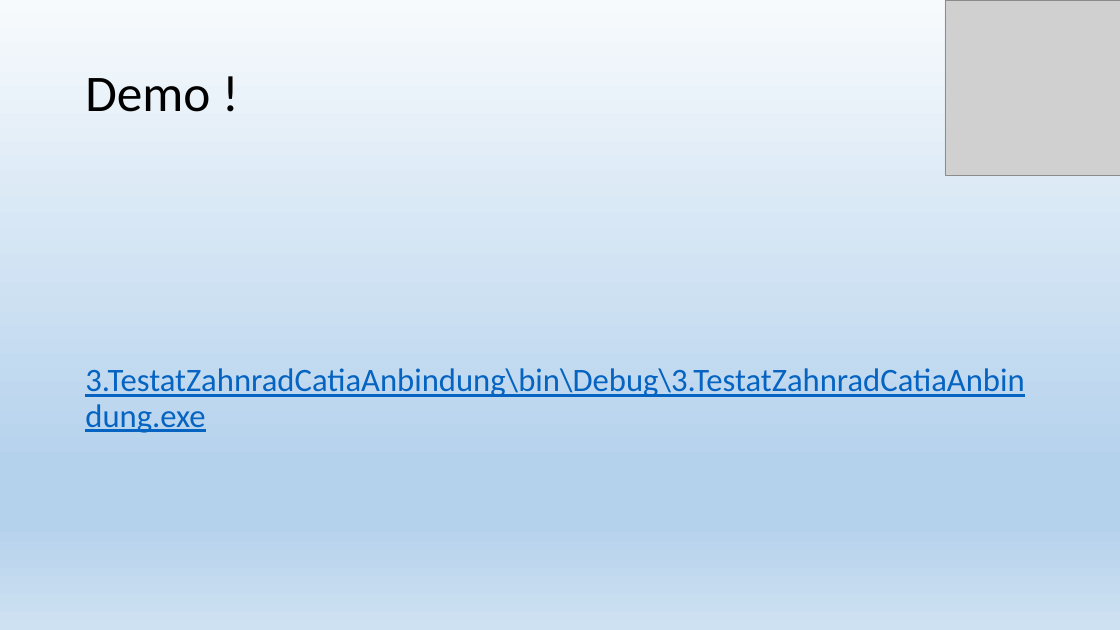
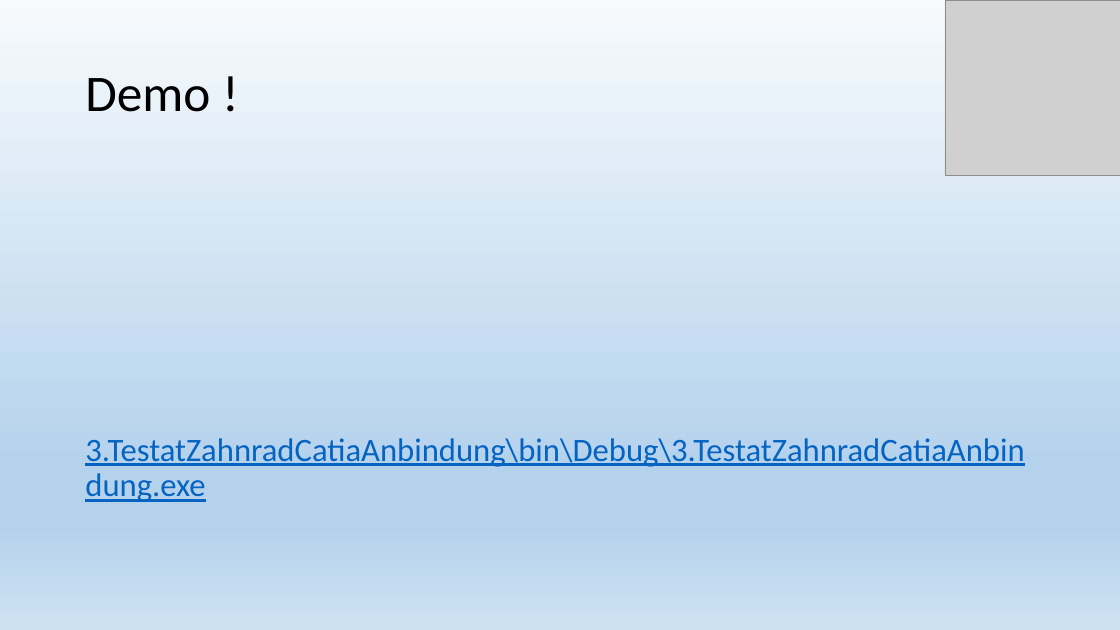
Before and after one commit to HinrichsJadeHs/HSPRepoGruppeD, a slide deck: slide 8 of 3.TestatZahnradCatiaAnbindung/Zahnradrechner.pptx (slide 6 before the commit). Drawn at 1120x630 pixels with LibreOffice and Linux fonts; fonts in the diff are those of the drawing; grey boxes stand for pictures. Boxes give left, top, right and bottom in pixels: in the first picture for what was removed or moved away, otherwise in the second. Text is boxed around its words. In the diff, an @@ line names an element or a change of style, - is before the commit and + after.

```diff
--- a/3.TestatZahnradCatiaAnbindung/Zahnradrechner.pptx
+++ b/3.TestatZahnradCatiaAnbindung/Zahnradrechner.pptx
@@ text "3.TestatZahnradCatiaAnbindung\bin\Debug\3.TestatZahnradCatia ...": place and size @@
-text "3.TestatZahnradCatiaAnbindung\bin\Debug\3.TestatZahnradCatia ..." at [85,368,1024,433]
+text "3.TestatZahnradCatiaAnbindung\bin\Debug\3.TestatZahnradCatia ..." at [85,438,1024,502]
```
Also in this commit, not shown: 2 other slides changed, 3 slides added.
